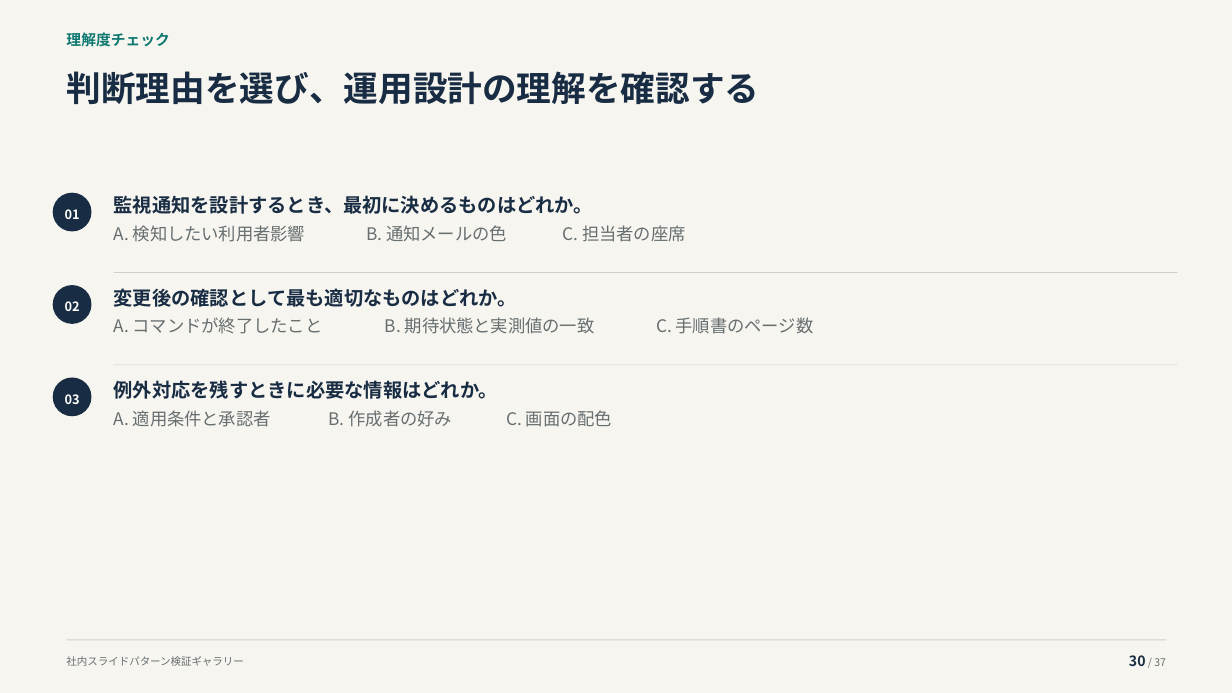
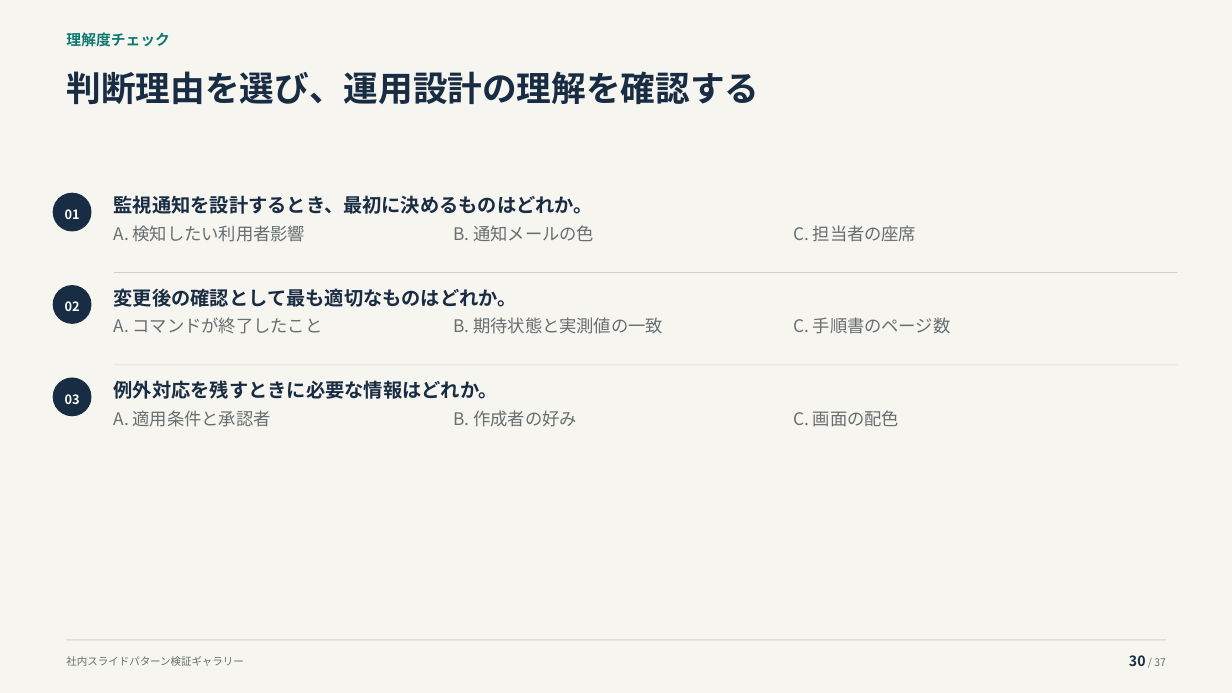
Before and after one commit to thinas1115/pptxdsl, a slide deck: slide 30 of examples/gallery/pattern_gallery.pptx. Drawn at 1232x693 pixels with LibreOffice and Linux fonts; fonts in the diff are those of the drawing. Boxes give left, top, right and bottom in pixels: in the first picture for what was removed or moved away, otherwise in the second. Text is boxed around its words. In the diff, an @@ line names an element or a change of style, - is before the commit and + after.

```diff
--- a/examples/gallery/pattern_gallery.pptx
+++ b/examples/gallery/pattern_gallery.pptx
@@ text "B. 通知メールの色" moved from (x1=366, y1=225, x2=507, y2=241) to (x1=453, y1=225, x2=594, y2=241) @@
@@ text "C. 担当者の座席" moved from (x1=562, y1=225, x2=685, y2=242) to (x1=793, y1=225, x2=916, y2=242) @@
@@ text "B. 期待状態と実測値の一致" moved from (x1=385, y1=317, x2=595, y2=334) to (x1=453, y1=317, x2=663, y2=334) @@
@@ text "C. 手順書のページ数" moved from (x1=656, y1=317, x2=814, y2=334) to (x1=793, y1=317, x2=951, y2=334) @@
@@ text "B. 作成者の好み" moved from (x1=329, y1=410, x2=452, y2=427) to (x1=453, y1=410, x2=576, y2=427) @@
@@ text "C. 画面の配色" moved from (x1=506, y1=410, x2=612, y2=427) to (x1=793, y1=410, x2=899, y2=427) @@
```
Also in this commit, not shown: 7 other files.
